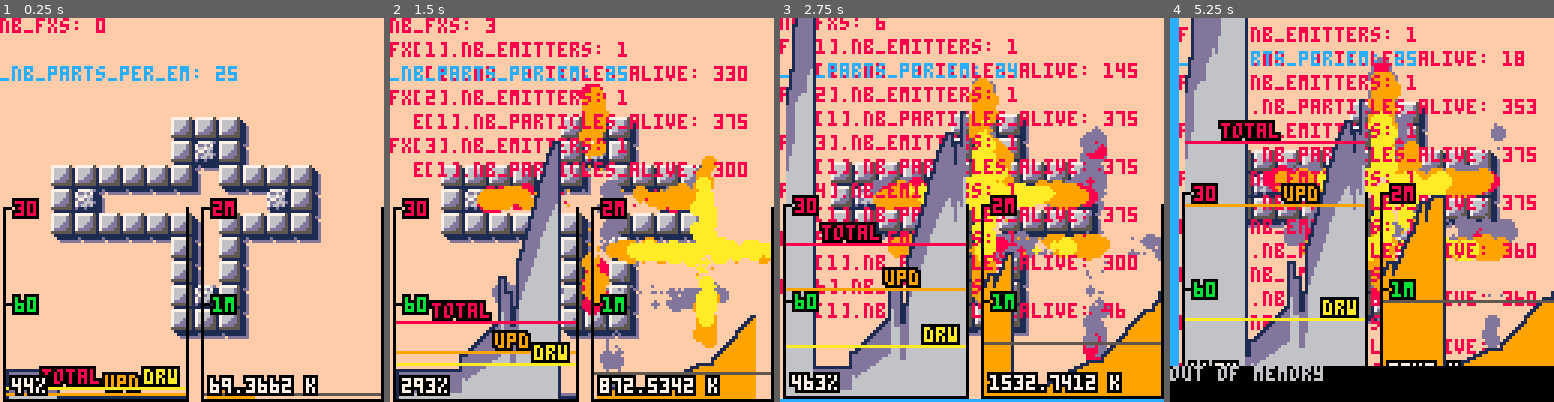
Above: before the commit, frames 1-4 (left to right).
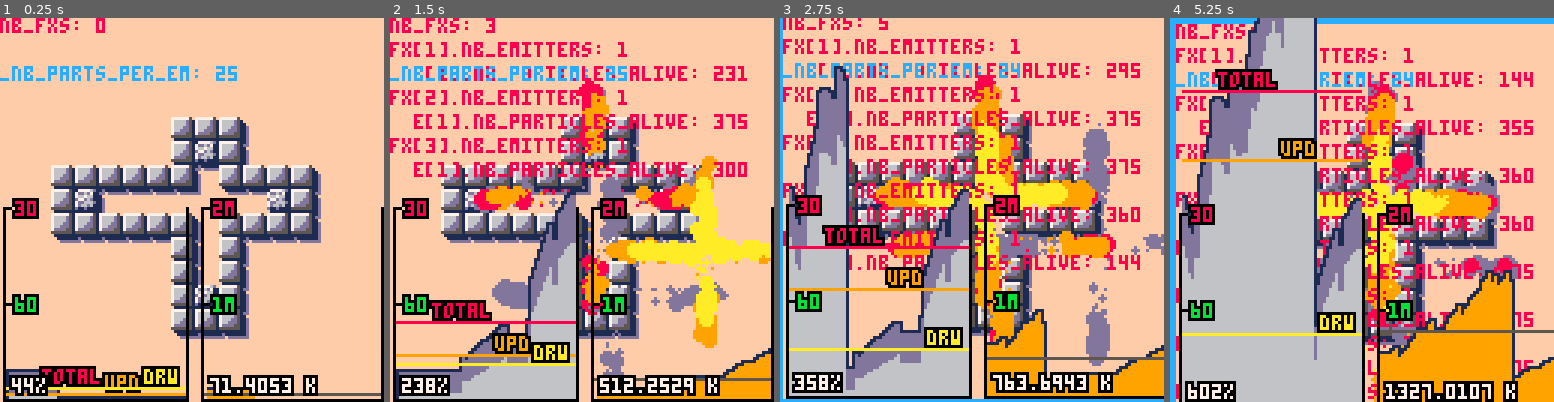
Above: after the commit, the same moments.

Repository: droune2001/nico_pico
Game: PICO-8 cartridge explo_dev.p8
The game is run twice, just before and just after one commit, with the same random seed, the same clock (stepped at 60 frames per second) and the same inputs.
Inputs:
- Up to frame 1 (0.25 s): no input
- Up to frame 2 (1.5 s): tap X (X key) at 0.33, 1.07 s; tap O (Z key) at 0.7 s
- Up to frame 3 (2.75 s): hold Right 1.6-2.1 s; tap O (Z key) at 1.7, 2.1, 2.5 s; tap X (X key) at 1.85 s; hold Up 2.15-2.42 s; hold Right from 2.47 s (still down)
- Up to frame 4 (5.25 s): tap O (Z key) every 0.4 s from 2.9 to 4.9 s; tap X (X key) at 2.97, 4.08, 5.2 s; release Right at 3.03 s; hold Left 3.08-3.58 s; hold Down 3.63-3.97 s; hold Right 4.02-4.68 s; hold Up 4.73-5.03 s; hold Left from 5.08 s (still down)

The runs differ from the first frame. In frame 1, 0.3% of the frame differs, in the area x 53-76%, y 92-99%; in frame 2, 11%; in frame 3, 45%; in frame 4, 67%, in the area x 0-100%, y 0-100%.

Commit message:
reduced particle memory footprint.

Diff:
--- a/explo_dev.p8
+++ b/explo_dev.p8
@@ -174,6 +174,30 @@
 ------------------
 -- particle system
 ------------------
+i_ps = {
+  init = function(ps)
+   ps.is_active = true
+   for e in all(ps.emitters) do
+    e:init()
+   end
+  end,
+  update = function(ps)
+   local any_still_active = false
+   for e in all(ps.emitters) do
+    e:update(ps.x,ps.y)
+    any_still_active = any_still_active or e.is_active
+   end
+   ps.is_active = any_still_active
+  end,
+  draw = function(ps)
+   -- all drawn one on top of the other,
+   -- no order of emitters.
+   for e in all(ps.emitters) do
+    -- todo: add priority, or z-order
+    e:draw()
+   end
+  end
+}
 
 function create_particle_system(px,py)
  return {
@@ -181,33 +205,75 @@
   y = py or 64,
   emitters = {},
   is_active = false,
-
-  init = function(this)
-   this.is_active = true
-   for e in all(this.emitters) do
-    e:init()
+  init = i_ps.init,
+  update = i_ps.update,
+  draw = i_ps.draw
+ }
+end
+
+i_emitter = {
+  init = function(e)
+   e.is_active = true
+   for i=1,e.max_particles do
+    add(e.particles,{is_alive = false}) -- todo: trade a bool for computation, if need be.
    end
   end,
-
-  update = function(this)
-   local any_still_active = false
-   for e in all(this.emitters) do
-    e:update(this.x,this.y)
-    any_still_active = any_still_active or e.is_active
-   end
-   this.is_active = any_still_active
+  update = function(e,psx,psy)
+
+   -- emit
+   if e.emit_time_left > 0 then
+    e:emit(psx+e.x,psy+e.y)
+    e.emit_time_left -= dt
+    if e.emit_time_left - .001 < 0 then
+      e.emit_time_left = 0
+    end
+   end
+
+   -- update particles
+   local i=1
+   while i <= e.nb_particles do
+    local p = e.particles[i]
+    p.age -= dt
+    if p.age < 0 then
+     p.is_alive = false -- deprecated ?
+     -- swap with last particle.
+     local tmp = e.particles[e.nb_particles]
+     e.particles[e.nb_particles] = p
+     e.particles[i] = tmp
+     e.nb_particles -= 1
+    else
+     p:update()
+     i+=1
+    end
+   end
+
+   -- check for end of fx
+   if e.nb_particles == 0 then
+    if e.emit_time_left == 0 then
+     e.is_active = false
+    end
+    -- +check if not in pre-emit state.
+   end
   end,
-
-  draw = function(self)
-   -- all drawn one on top of the other,
-   -- no order of emitters.
-   for e in all(self.emitters) do
-    -- todo: add priority, or z-order
-    e:draw()
-   end
-  end
- }
-end
+  -- move to specific emitter impl
+  emit = function(e,px,py)
+   local num_to_emit = e.n or 10
+   while e.nb_particles < e.max_particles and num_to_emit > 0 do
+    -- pop head of list, list points to next
+    local f = e.nb_particles + 1
+    if e.spawn_particle ~= nil then
+     e:spawn_particle(e.particles[f],px,py)
+     num_to_emit -= 1
+     e.nb_particles += 1
+    end
+   end
+  end,
+  draw = function(e)
+   for i=1,e.nb_particles do
+    e.particles[i]:draw()
+   end
+  end
+}
 
 function create_emitter(t,max_nb_parts,cx,cy)
  return {
@@ -219,71 +285,10 @@
 
   emit_time_left = t,
   is_active = false,
-
-  init = function(this)
-   this.is_active = true
-   for i=1,this.max_particles do
-    add(this.particles,{is_alive = false}) -- todo: trade a bool for computation, if need be.
-   end
-  end,
-
-  update = function(this,psx,psy)
-
-   -- emit
-   if this.emit_time_left > 0 then
-    this:emit(psx+this.x,psy+this.y)
-    this.emit_time_left -= dt
-    if this.emit_time_left - .001 < 0 then
-      this.emit_time_left = 0
-    end
-   end
-
-   -- update particles
-   local i=1
-   while i <= this.nb_particles do
-    local p = this.particles[i]
-    p.age -= dt
-    if p.age < 0 then
-     p.is_alive = false -- deprecated ?
-     -- swap with last particle.
-     local tmp = this.particles[this.nb_particles]
-     this.particles[this.nb_particles] = p
-     this.particles[i] = tmp
-     this.nb_particles -= 1
-    else
-     p:update()
-     i+=1
-    end
-   end
-
-   -- check for end of fx
-   if this.nb_particles == 0 then
-    if this.emit_time_left == 0 then
-     this.is_active = false
-    end
-    -- +check if not in pre-emit state.
-   end
-  end,
-
-  -- move to specific emitter impl
-  emit = function(this,px,py)
-   local num_to_emit = this.n or 10
-   while this.nb_particles < this.max_particles and num_to_emit > 0 do
-    -- pop head of list, list points to next
-    local f = this.nb_particles + 1
-    if this.spawn_particle ~= nil then
-     this:spawn_particle(this.particles[f],px,py)
-     num_to_emit -= 1
-     this.nb_particles += 1
-    end
-   end
-  end,
-
-  draw = function(self)
-   for i=1,self.nb_particles do
-    self.particles[i]:draw()
-   end
-  end
+  init = i_emitter.init,
+  update = i_emitter.update,
+  emit = i_emitter.emit,
+  draw = i_emitter.draw
  }
 end
 
@@ -303,11 +308,71 @@
  return e
 end
 
+i_fire_particle = {
+ draw = function(p)
+  -- color ramp by age
+  local color = p.colors[1+flr(#p.colors*(p.max_age-p.age)/p.max_age)]
+  if p.radius < 1.5 then
+   pset(p.x,p.y,color)
+  else
+   circfill(p.x,p.y,p.radius,color)
+  end
+ end,
+ -- put in particle, use as a clojure with e.kd and e.kl access
+ update = function(p,kd,kl)
+
+  local age_pct = (p.max_age-p.age)/p.max_age
+  local lift = age_pct*age_pct
+
+  -- accum forces. drag, gravity, ...
+  local fx = 0
+  local fy = 0
+
+  -- drag
+  fx += -kd * p.vx
+  fy += -kd * p.vy
+
+  -- go up when dying. smoke if lighter.
+  fy += -kl * lift
+
+  --p.ax = p.fx --/ p.m
+  --p.ay = p.fy --/ p.m
+
+  p.x += p.vx * dt
+  p.y += p.vy * dt
+
+  p.vx += fx * dt --p.ax * dt
+  p.vy += fy * dt --p.ay * dt
+
+ end -- update
+}
+
 function create_quad_fire_emitter(x,y)
  -- create generic emitter
  local e = create_emitter(_explo_duration,400,x,y)
  -- complete it with specifics
  e.n = _nb_particles_per_emission
+ --colors={10,9,9,8,8,8,13,13,13,13}
+ e.pcolors = {10,9,9,8,13,13,13}
+ e.kd = _damp
+ e.kl = _lift_factor
+
+ -- replace e.draw
+ e.draw = function(e)
+  local colors = e.pcolors -- one lookup for all particles
+  local nb_colors = #colors
+  local particles = e.particles
+  for i=1,e.nb_particles do
+   local p = particles[i]
+   -- color ramp by age
+   local color = colors[1+flr(nb_colors*(p.max_age-p.age)/p.max_age)]
+   if p.radius < 1.5 then
+    pset(p.x,p.y,color)
+   else
+    circfill(p.x,p.y,p.radius,color)
+   end
+  end
+ end
 
  e.spawn_particle = function(e,part,cx,cy)
    local dir = flr(rnd(4))/4 -- 4 quadrants for the sin/cos funcs
@@ -333,54 +398,18 @@
     -- todo: add variability in speed
     -- slow external particles move more
     -- randomly than central high speed parts.
-   part.fx = 0
-   part.fy = 0
-   part.ax = 0
-   part.ay = 0
-   part.kd = _damp -- put in emitter, same for all particles
-   part.kl = _lift_factor -- put in emitter, same for all particles
-    --colors={10,9,9,8,8,8,13,13,13,13}
-   part.colors={10,9,9,8,13,13,13}
+--   part.fx = 0 -- no need, i reset it to 0 on each update
+--   part.fy = 0 -- it is only a temp var
+   --part.ax = 0
+   --part.ay = 0
    part.radius = .5+_ex2*rnd(3)
    part.age = life
    part.max_age = life
 
-   part.draw = function(p)
-    -- color ramp by age
-    local color = p.colors[1+flr(#p.colors*(p.max_age-p.age)/p.max_age)]
-    if p.radius < 1.5 then
-     pset(p.x,p.y,color)
-    else
-     circfill(p.x,p.y,p.radius,color)
-    end
-   end
-
+   part.draw = i_fire_particle.draw
    part.update = function(p)
-
-    local age_pct = (p.max_age-p.age)/p.max_age
-    local lift = age_pct*age_pct
-
-    -- accum forces. drag, gravity, ...
-    p.fx = 0
-    p.fy = 0
-
-    -- drag
-    p.fx += -p.kd * p.vx
-    p.fy += -p.kd * p.vy
-
-    -- go up when dying. smoke if lighter.
-    p.fy += -p.kl * lift
-
-    p.ax = p.fx --/ p.m
-    p.ay = p.fy --/ p.m
-
-    p.x += p.vx * dt
-    p.y += p.vy * dt
-
-    p.vx += p.ax * dt
-    p.vy += p.ay * dt
-
-   end -- update
+    i_fire_particle.update(p,e.kd,e.kl)
+   end
  end -- spawn_particle
 
  return e
